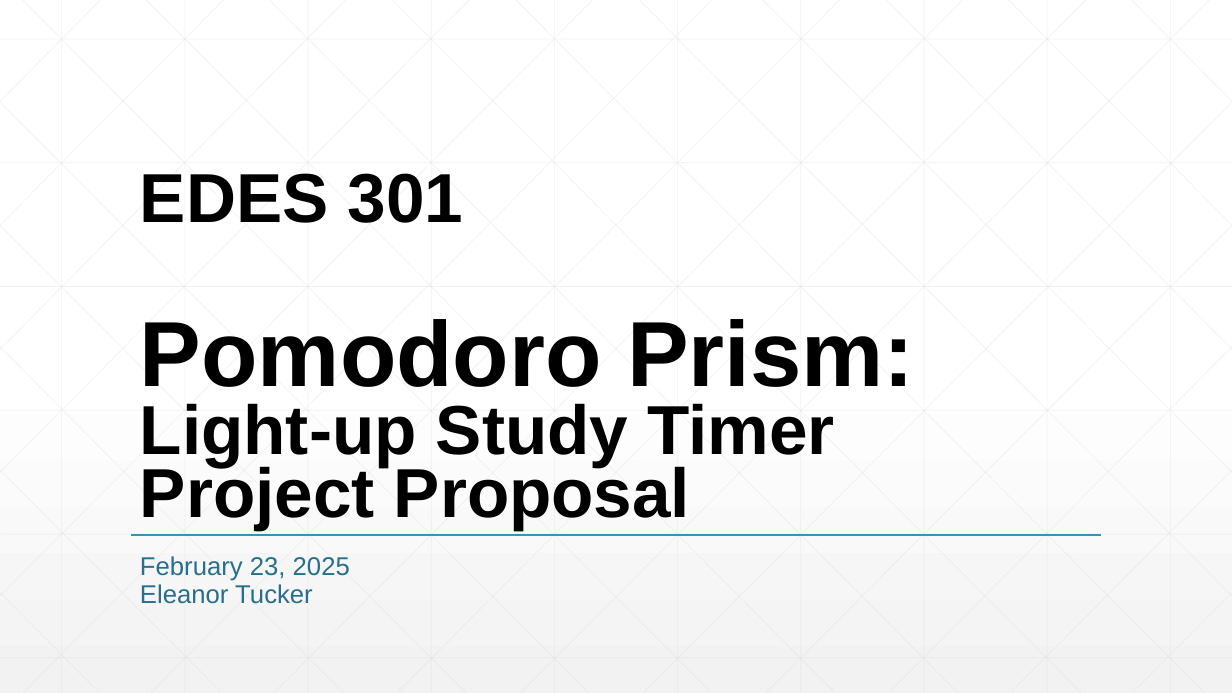
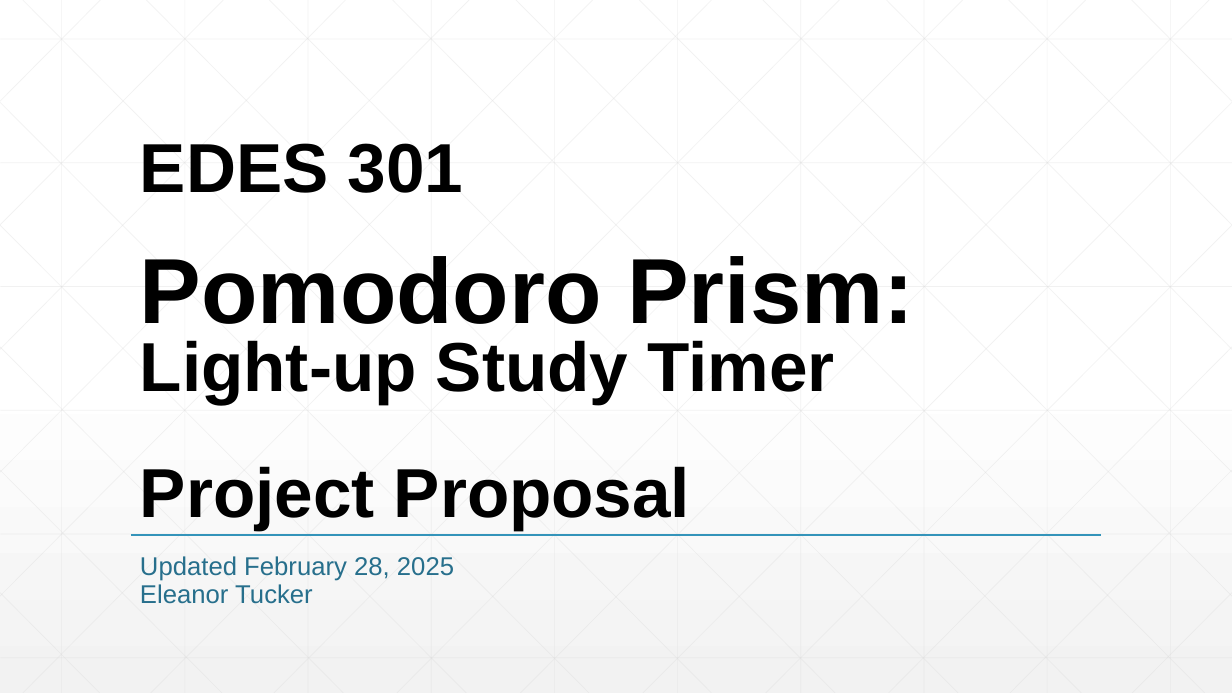
Before and after one commit to est-2/EDES301, a slide deck: slide 1 of project_01/docs/Tucker_EDES301_project_01_proposal.pptx. Drawn at 1232x693 pixels with LibreOffice and Linux fonts; fonts in the diff are those of the drawing. Boxes give left, top, right and bottom in pixels: in the first picture for what was removed or moved away, otherwise in the second. Text is boxed around its words. In the diff, an @@ line names an element or a change of style, - is before the commit and + after.

```diff
--- a/project_01/docs/Tucker_EDES301_project_01_proposal.pptx
+++ b/project_01/docs/Tucker_EDES301_project_01_proposal.pptx
@@ title "EDES 301 Pomodoro Prism: Light-up ..." rewrapped from (x1=140, y1=173, x2=914, y2=530) to (x1=140, y1=143, x2=914, y2=530) @@
@@ subtitle at (x1=140, y1=556, x2=454, y2=581): text changed @@
-February 23, 2025
+Updated February 28, 2025
```
Also in this commit, not shown: 3 other slides changed, 1 other file.
